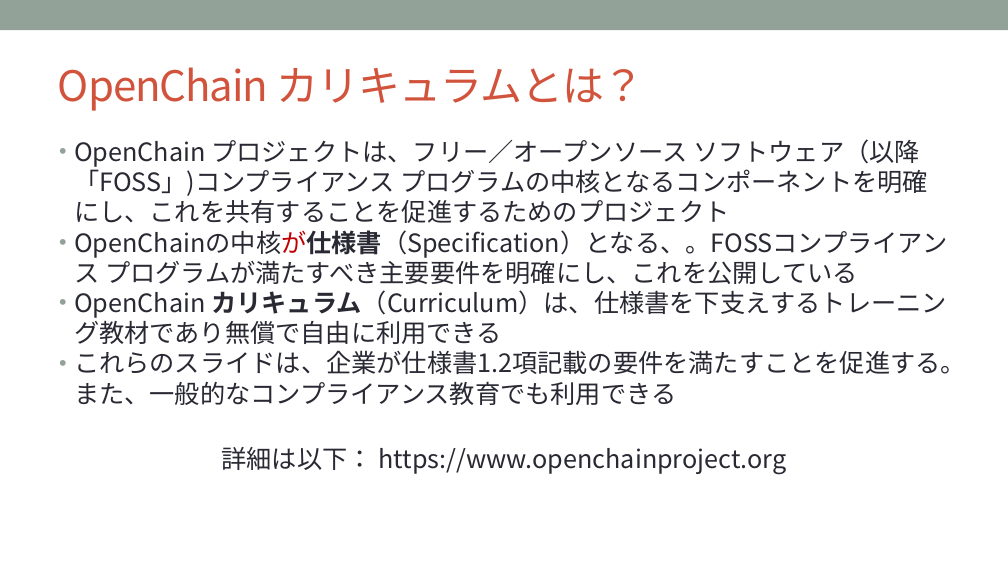
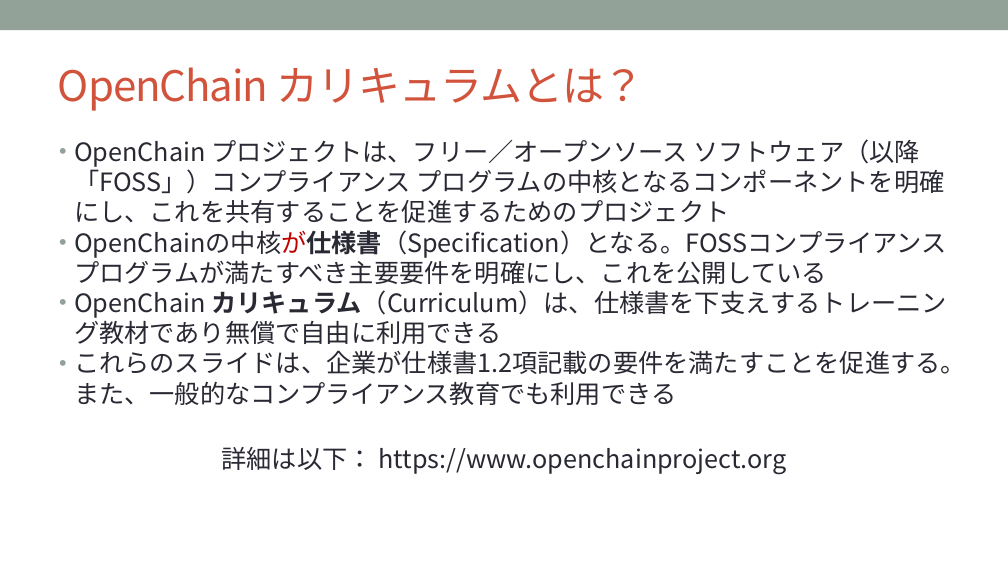
Before and after one commit to OpenChain-Project/Curriculum-Translation-JP, a slide deck: slide 3 of RELEASE/openchain-curriculum-for-1-1_JP.pptx. Drawn at 1008x567 pixels with LibreOffice and Linux fonts; fonts in the diff are those of the drawing; background and template pictures are left out. Boxes give left, top, right and bottom in pixels: in the first picture for what was removed or moved away, otherwise in the second. Text is boxed around its words. In the diff, an @@ line names an element or a change of style, - is before the commit and + after.

```diff
--- a/RELEASE/openchain-curriculum-for-1-1_JP.pptx
+++ b/RELEASE/openchain-curriculum-for-1-1_JP.pptx
@@ text at <box>74,139,947,284</box>: text changed @@
-• OpenChain プロジェクトは、フリー／オープンソース ソフトウェア（以降「FOSS」)コンプライアンス プログラムの中核となるコンポーネントを明確にし、これを共有することを促進するためのプロジェクト
-• OpenChainの中核が仕様書（Specification）となる、。FOSSコンプライアンス プログラムが満たすべき主要要件を明確にし、これを公開している
+• OpenChain プロジェクトは、フリー／オープンソース ソフトウェア（以降「FOSS」）コンプライアンス プログラムの中核となるコンポーネントを明確にし、これを共有することを促進するためのプロジェクト
+• OpenChainの中核が仕様書（Specification）となる。FOSSコンプライアンス プログラムが満たすべき主要要件を明確にし、これを公開している
```
Also in this commit, not shown: 12 other slides changed.
